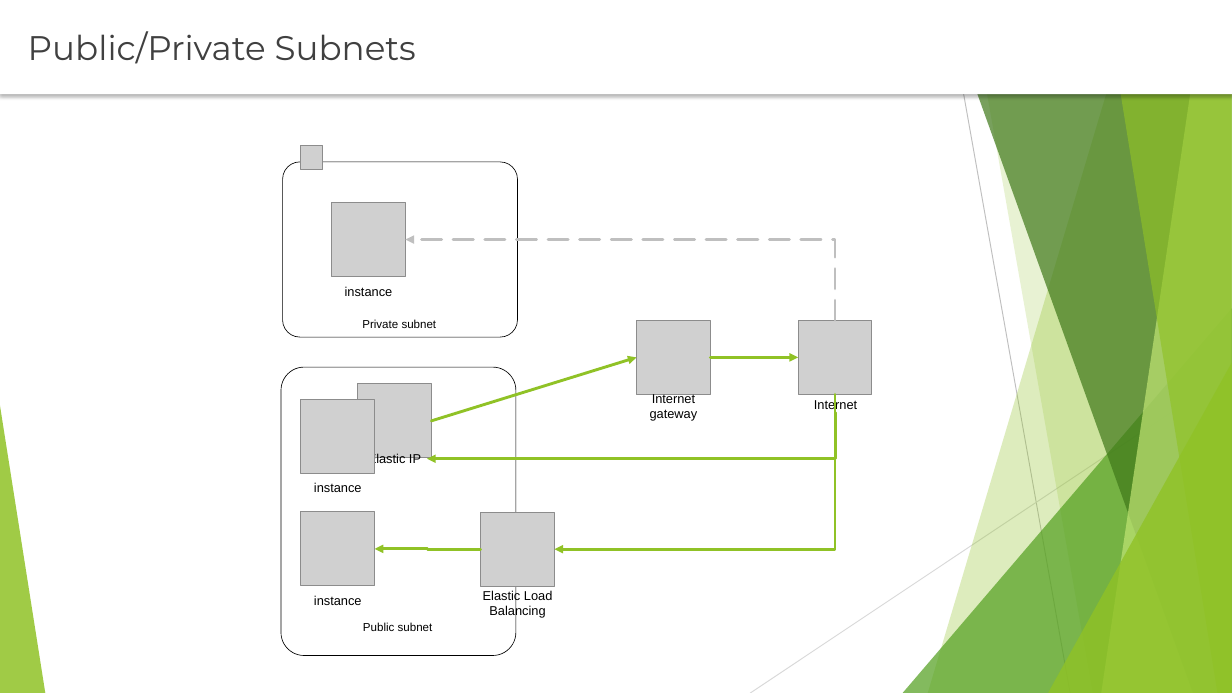
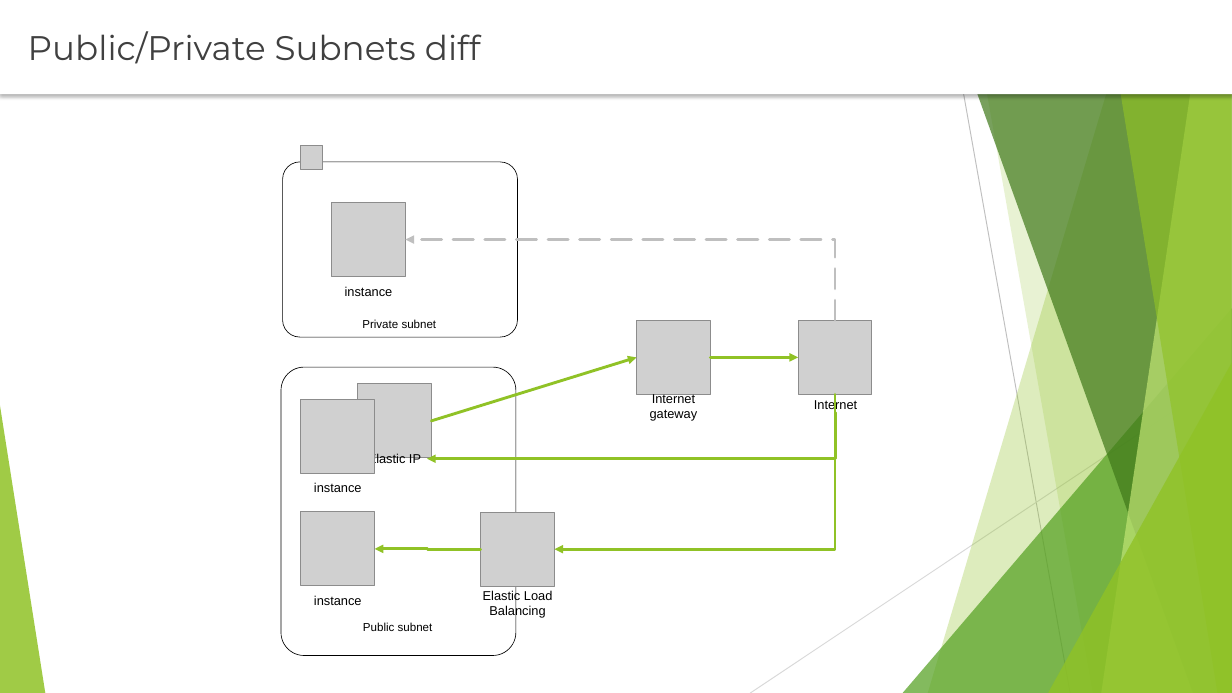
Before and after one commit to rusergei2010/AWSCourse2019, a slide deck: slide 8 of Lecture_5_VPC/vpc.pptx (slide 4 before the commit). Drawn at 1232x693 pixels with LibreOffice and Linux fonts; fonts in the diff are those of the drawing; grey boxes stand for pictures. Boxes give left, top, right and bottom in pixels: in the first picture for what was removed or moved away, otherwise in the second. Text is boxed around its words. In the diff, an @@ line names an element or a change of style, - is before the commit and + after.

```diff
--- a/Lecture_5_VPC/vpc.pptx
+++ b/Lecture_5_VPC/vpc.pptx
@@ text at (28, 31, 481, 64): text changed @@
-Public/Private Subnets
+Public/Private Subnets diff
```
Also in this commit, not shown: 4 other slides changed, 4 slides added, 14 other files.
